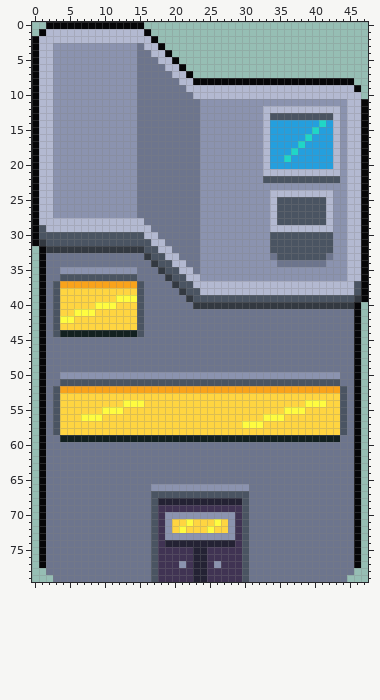
Sprite sheet: Jogo_jam/Cidade/predio_4.png. Above is the file before it was changed.
The file is 48x80 pixels.
Now the later version:
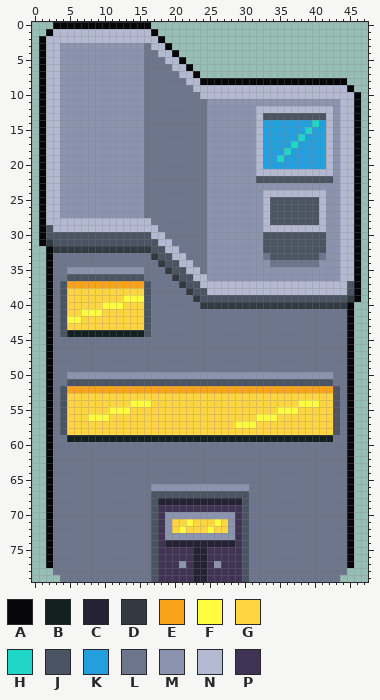
Palette (. is transparent): A #060608  B #122020  C #242234  D #333941  E #f9a31b  F #fffc40  G #ffd541  H #20d6c7  J #4a5462  K #249fde  L #6d758d  M #8b93af  N #b3b9d1  P #403353
What changed:
Changed rows in their new state; - is an unchanged pixel.
first column x 0:
 0 --.-------------A-------------------------------
 1 -.A-------------NA------------------------------
 2 .A---------------NA-----------------------------
 3 .A-N-----------ML-NA----------------------------
 4 .A-N-----------M-L-NA---------------------------
 5 .A-N-----------M--L-NA--------------------------
 6 .A-N-----------M---L-NA-------------------------
 7 .A-N-----------M----L-NA------------------------
 8 .A-N-----------M-----L-N---------------------.--
 9 .A-N-----------M------L----------------------A.-
10 .A-N-----------M-------L----------------------A-
11 .A-N-----------M--------L-------------------N-A.
12 .A-N-----------M--------L-------N----------MN-A.
13 .A-N-----------M--------L-------NJ--------NMN-A.
14 .A-N-----------M--------L-------NK------HKNMN-A.
15 .A-N-----------M--------L-------NK-----HK-NMN-A.
16 .A-N-----------M--------L-------NK----HK--NMN-A.
17 .A-N-----------M--------L-------NK---HK---NMN-A.
18 .A-N-----------M--------L-------NK--HK----NMN-A.
19 .A-N-----------M--------L-------NK-HK-----NMN-A.
20 .A-N-----------M--------L-------NK--------NMN-A.
21 .A-N-----------M--------L-------N----------MN-A.
22 .A-N-----------M--------L-------J----------MN-A.
23 .A-N-----------M--------L-------------------N-A.
24 .A-N-----------M--------L--------N--------M-N-A.
25 .A-N-----------M--------L--------NJ------NM-N-A.
26 .A-N-----------M--------L--------NJ------NM-N-A.
27 .A-N-----------M--------L--------NJ------NM-N-A.
28 .A--------------N-------L--------NJ------NM-N-A.
29 .AJ--------------N------L--------N--------M-N-A.
30 .A--------------J-N-----L--------J--------M-N-A.
31 .AD--------------J-N----L--------J--------M-N-A.
32 -.A-------------D-J-N---L--------J--------M-N-A.
33 -.A-------------LD-J-N--L--------LJ------LM-N-A.
34 -.A--------------LD-J-N-L---------L------M--N-A.
35 -.A-L----------M--LD-J-NL-------------------N-A.
36 -.A-L----------J---LD-J-N-------------------N-A.
37 -.ALJ----------EJ---LD-J---------------------JA.
38 -.ALJ----------GJ----LD-J--------------------JA.
39 -.ALJ-------G--FJ-----LD---------------------DA.
40 -.ALJ----G--F--GJ------L---------------------A.-
41 -.ALJ-G--F-----GJ----------------------------A.-
42 -.ALJ-F--------GJ----------------------------A.-
43 -.ALJ----------GJ----------------------------A.-
44 -.ALJ----------BJ----------------------------A.-
45 -.A------------------------------------------A.-
46 -.A------------------------------------------A.-
47 -.A------------------------------------------A.-
48 -.A------------------------------------------A.-
49 -.A------------------------------------------A.-
50 -.A-L--------------------------------------L-A.-
51 -.A-L--------------------------------------L-A.-
52 -.ALJ--------------------------------------JLA.-
53 -.ALJ--------------------------------------JLA.-
54 -.ALJ--------G--F---------------------F--G-JLA.-
55 -.ALJ-----G--F---------------------F--G----JLA.-
56 -.ALJ--G--F---------------------F--G-------JLA.-
57 -.ALJ------------------------F--G----------JLA.-
58 -.ALJ--------------------------------------JLA.-
59 -.A-L--------------------------------------L-A.-
60 -.A------------------------------------------A.-
61 -.A------------------------------------------A.-
62 -.A------------------------------------------A.-
63 -.A------------------------------------------A.-
64 -.A------------------------------------------A.-
65 -.A------------------------------------------A.-
66 -.A------------------------------------------A.-
67 -.A------------------------------------------A.-
68 -.A------------------------------------------A.-
69 -.A------------------------------------------A.-
70 -.A------------------------------------------A.-
71 -.A------------------------------------------A.-
72 -.A------------------------------------------A.-
73 -.A------------------------------------------A.-
74 -.A------------------------------------------A.-
75 -.A------------------------------------------A.-
76 -.A------------------------------------------A.-
77 -.A------------------------------------------A.-
78 --.------------------------------------------.--
79 ---.----------------------------------------.---
Boxes around the changes in both pictures, in picture pixels (x1, y1, x2, y2):
changed: (32, 22, 207, 582)
changed: (235, 78, 368, 582)
